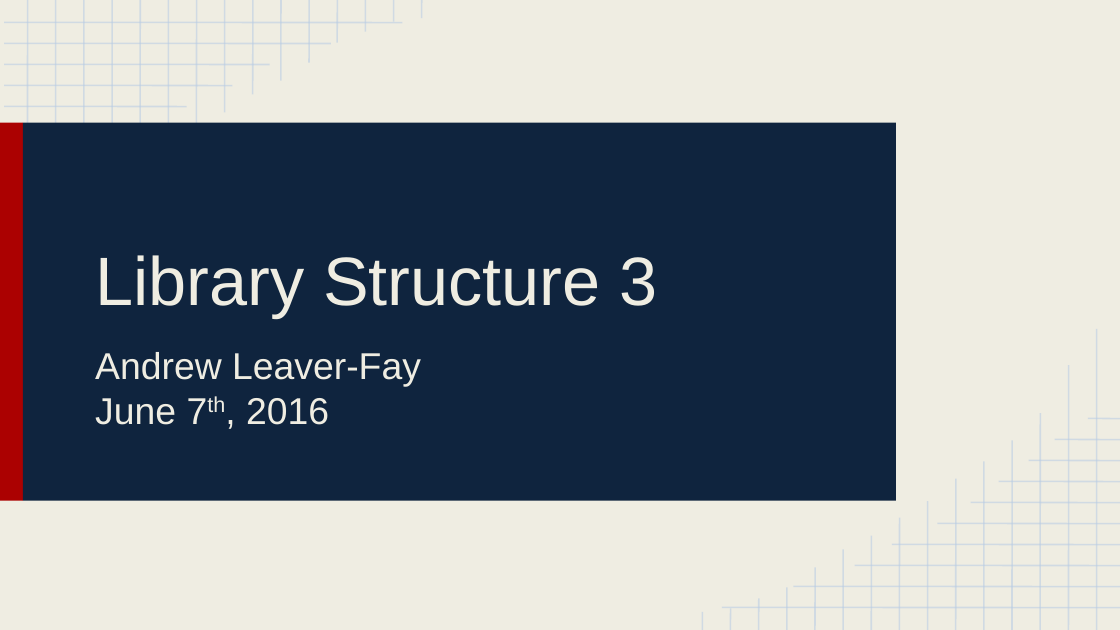
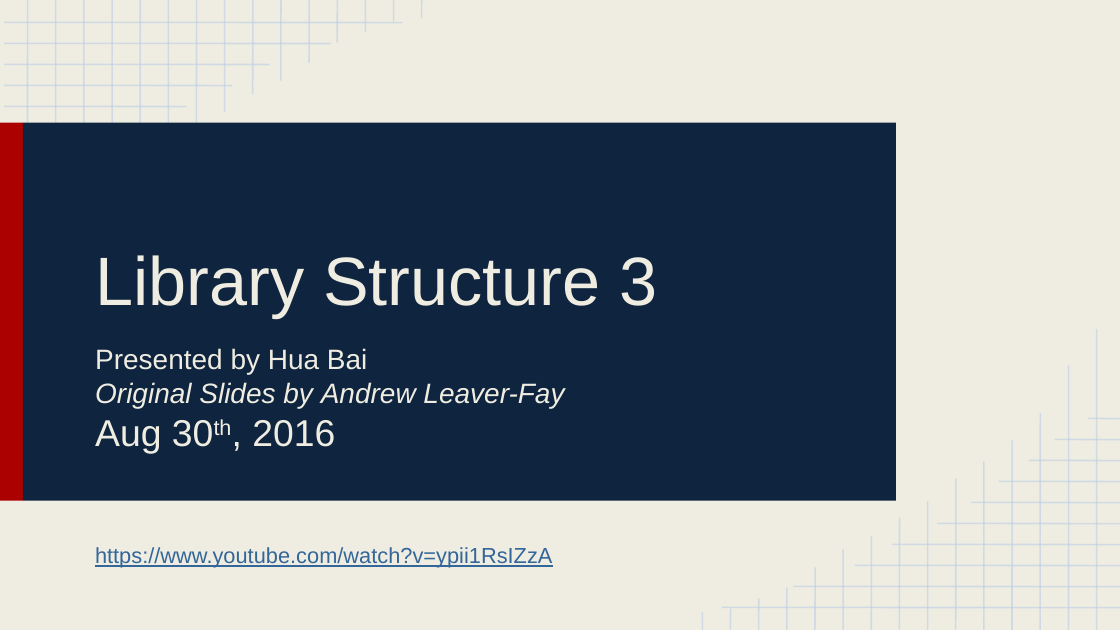
Before and after one commit to huabaiuw/prepare_bootcamp_2016_Aug, a slide deck: slide 1 of Lecture 4_ Library Structure 3.pptx. Drawn at 1120x630 pixels with LibreOffice and Linux fonts; fonts in the diff are those of the drawing. Boxes give left, top, right and bottom in pixels: in the first picture for what was removed or moved away, otherwise in the second. Text is boxed around its words. In the diff, an @@ line names an element or a change of style, - is before the commit and + after.

```diff
--- a/Lecture 4_ Library Structure 3.pptx
+++ b/Lecture 4_ Library Structure 3.pptx
@@ subtitle at bbox=[95, 348, 564, 454]: text changed; size 24 to 18 pt; italic on @@
-Andrew Leaver-Fay
-June 7th, 2016
+Presented by Hua Bai
+Original Slides by Andrew Leaver-Fay
+Aug 30th, 2016
@@ text added at bbox=[95, 547, 552, 568], 14 pt, text #336699, underline @@
+https://www.youtube.com/watch?v=ypii1RsIZzA
```
Also in this commit, not shown: 2 other slides changed, 7 other files.
